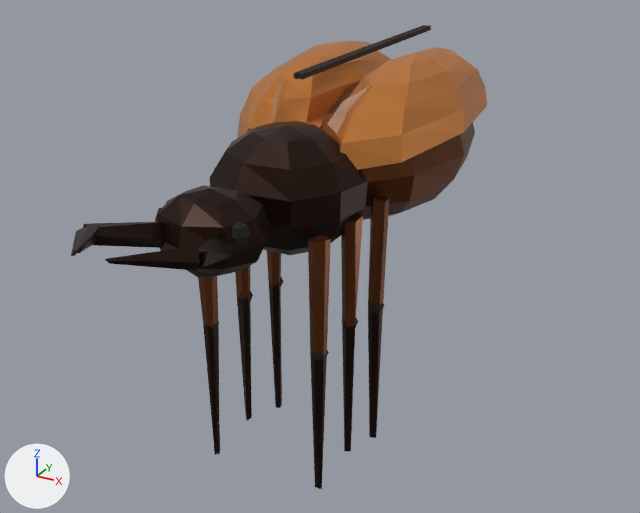
The glTF model personagens/criaturas/besouro-armadura/besouro-armadura_pipo-45.glb: old version first, new version second.
One viewpoint serves both versions: a 50 mm camera at (0.86, -1.562, 0.917) aimed at (0.008, -0.014, 0.144). Arrows for +X, +Y and +Z are at lower left; the lights stay in place. The picture after the commit comes second. Vertices at exactly the same position are counted once.

Objects in the first picture: 'Besouro-armadura'.
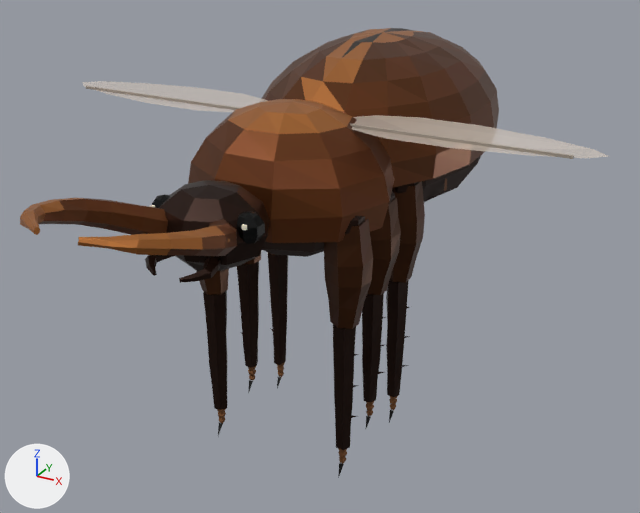
The change in detail:
me_mesh_0 is used by ob_besouro_armadura; location (0.0, 0.0, 0.0); scale (1.08, 1.08, 1.08).
me_mesh_0 had 641 vertices, 1132 faces and spanned x -0.213..0.212, y -0.642..0.564, z -0.285..0.515.
me_mesh_0 now has 2033 vertices, 3548 faces and spans x -0.46..0.46, y -0.583..0.548, z -0.22..0.449.
me_mesh_0 part 1: a new loose piece, a UV sphere (5 segments, 4 rings, poles along z) spanning x 0.112..0.126, y -0.148..-0.133, z -0.175..-0.159, in mat_fosco.
me_mesh_0 part 2: the loose piece of 72 vertices spanning x -0.201..0.201, y -0.024..0.549, z 0.152..0.45 is rebuilt with 62 vertices and now spans x -0.175..0.177, y 0.018..0.522, z 0.129..0.366, in mat_fosco.
me_mesh_0 part 3: the loose piece of 56 vertices spanning x -0.151..0.14, y -0.257..0.018, z 0.188..0.43 is rebuilt with 61 vertices and now spans x -0.166..0.166, y -0.233..0.052, z 0.221..0.393.
me_mesh_0 part 4: the loose piece of 41 vertices spanning x -0.011..0.212, y -0.121..0.564, z 0.356..0.512 is rebuilt with 71 vertices and now spans x -0.001..0.197, y -0.088..0.548, z 0.251..0.449.
me_mesh_0 part 5: the loose piece of 41 vertices spanning x -0.213..0.008, y -0.117..0.562, z 0.357..0.508 is rebuilt with 71 vertices and now spans x -0.197..0.001, y -0.088..0.548, z 0.251..0.449.
me_mesh_0 part 6: the loose piece of 23 vertices spanning x 0.024..0.115, y -0.639..-0.391, z 0.291..0.375 is rebuilt with 65 vertices and now spans x 0.023..0.12, y -0.583..-0.326, z 0.251..0.358.
me_mesh_0 part 7: the loose piece of 23 vertices spanning x -0.117..-0.025, y -0.642..-0.391, z 0.288..0.375 is rebuilt with 65 vertices and now spans x -0.119..-0.021, y -0.583..-0.327, z 0.25..0.357.
me_mesh_0 part 8: 14 loose pieces with 214 vertices, spanning x -0.141..0.137, y -0.406..0.521, z -0.26..0.515, are deleted.
me_mesh_0 part 9: 171 vertices removed from x -0.168..0.166, y -0.45..0.306, z -0.285..0.488; 1145 vertices added at x -0.46..0.46, y -0.413..0.411, z -0.22..0.367.
Other edits to the shape of me_mesh_0 do not show in these pictures.
Object 'Besouro-armadura' (ob_besouro_armadura) is rescaled from (1.08, 1.08, 1.08) to (1.29, 1.29, 1.29).

Changed parts and their boxes [x1, y1, x2, y2] in the pictures (640 x 513 px):
'Besouro-armadura', reshaped, rescaled (42% wider)
    before: [71, 25, 487, 489]
    after: [20, 28, 610, 478]
part 1 of me_mesh_0, added
    after: [338, 451, 347, 458]
part 2 of me_mesh_0, rebuilt
    before: [320, 80, 475, 220]
    after: [422, 155, 481, 202]
part 3 of me_mesh_0, rebuilt (31% wider, 7% taller)
    before: [210, 121, 367, 255]
    after: [188, 99, 394, 243]
part 4 of me_mesh_0, rebuilt (19% wider, 29% taller)
    before: [330, 47, 487, 170]
    after: [312, 28, 499, 187]
part 5 of me_mesh_0, rebuilt
    before: [237, 40, 392, 138]
    after: [261, 28, 400, 101]
part 6 of me_mesh_0, rebuilt (25% wider)
    before: [105, 234, 232, 271]
    after: [78, 219, 237, 256]
part 7 of me_mesh_0, rebuilt
    before: [71, 222, 165, 256]
    after: [20, 198, 168, 235]
part 8 of me_mesh_0, deleted
    before: [155, 25, 431, 489]
part 9 of me_mesh_0, built on
    before: [156, 76, 389, 452]
    after: [82, 81, 610, 478]
